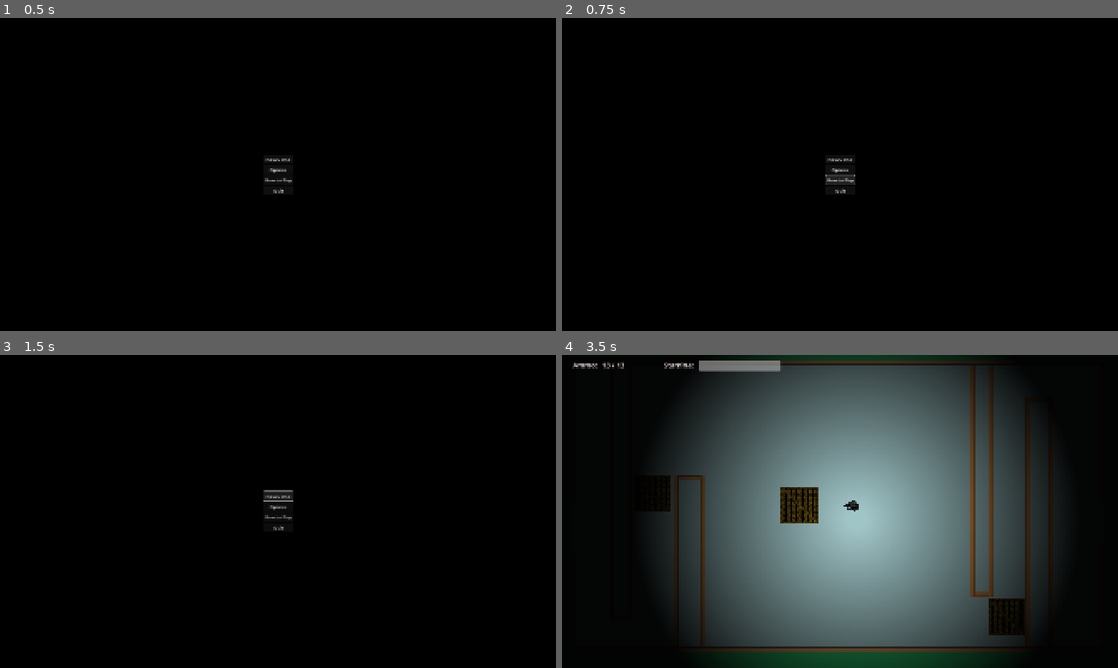
Above: before the commit, frames 1-4 (two rows, left to right).
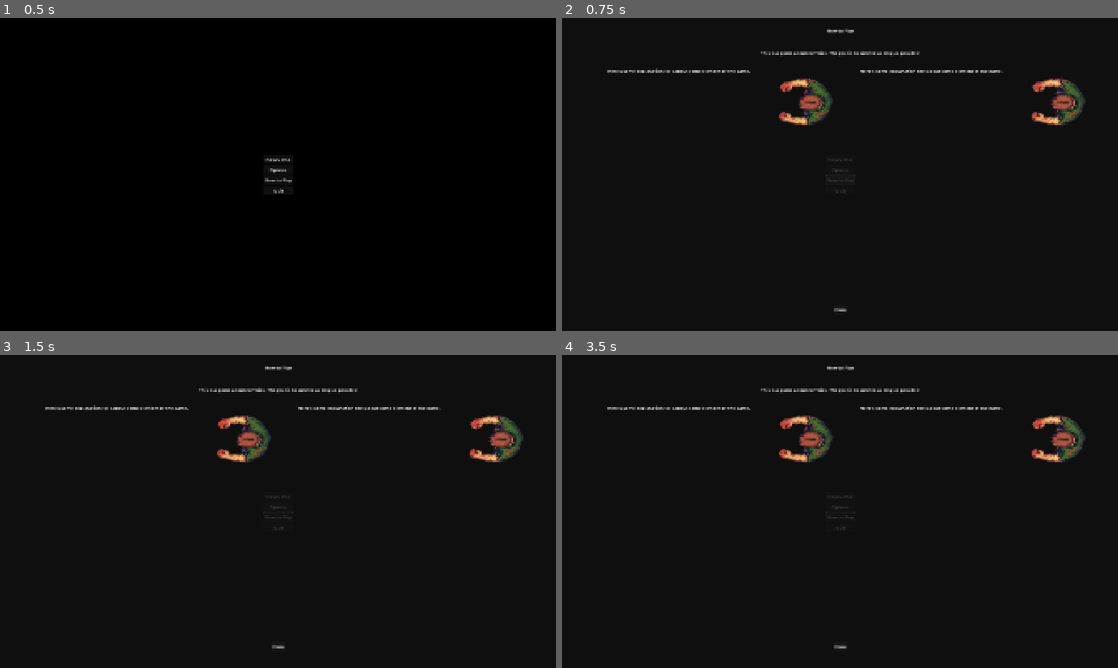
Above: after the commit, the same moments.

Repository: rlmarsh85/zombie-survivor
Game: Godot game, scene res://UI/menu/main_menu.tscn
Two runs of this game, one before a commit and one after it. Both use one fixed random seed, a clock stepped at 60 frames per second and the inputs below. Sound files missing from this copy of the repository are replaced by a short silence.
Inputs (mouse positions are in pixels of both pictures, inside the frame that each line leads up to):
- Up to frame 1 (0.5 s): no input
- Up to frame 2 (0.75 s): click "How to Play" at 0.5 s
- Up to frame 3 (1.5 s): click "New Game" at 1.25 s
- Up to frame 4 (3.5 s): click "New Game" at 2 s; click (840, 511) at 2.75 s, where only the run before the commit has a clickable "Start Game"

Frame 1 is identical in both runs. In frame 2, 2.8% of the frame differs, in the area x 8-95%, y 3-94%; in frame 3, 2.8%; in frame 4, 57%, in the area x 1-95%, y 0-100%.

Commit message:
Adding Instructions Menu
This adds an instructions menu and makes it so that you can launch
it from the main menu.

Diff:
--- /dev/null
+++ b/UI/instructions/how_to_play.gd
@@ -0,0 +1,15 @@
+extends Control
+
+func _ready() -> void:
+	GameStatus.close_instructions_pressed.connect(close_self)
+
+
+func _on_close_button_pressed() -> void:
+	GameStatus.close_instructions_pressed.emit()
+
+
+func close_self() -> void:
+	visible = false
+
+func open_self() -> void:
+	visible = true
--- /dev/null
+++ b/UI/instructions/how_to_play.tscn
@@ -0,0 +1,118 @@
+[gd_scene load_steps=3 format=3 uid="uid://bskoap21ixc5w"]
+
+[ext_resource type="Texture2D" uid="uid://cfgeoon6igxjj" path="res://enemies/normal_zombie/assets/sprites/skeleton-idle_0.png" id="1_0y1pm"]
+[ext_resource type="Script" uid="uid://cwvxgbjbywiwg" path="res://UI/instructions/how_to_play.gd" id="1_wsccu"]
+
+[node name="HowToPlay" type="Control"]
+layout_mode = 3
+anchors_preset = 15
+anchor_right = 1.0
+anchor_bottom = 1.0
+grow_horizontal = 2
+grow_vertical = 2
+script = ExtResource("1_wsccu")
+
+[node name="ColorRect" type="ColorRect" parent="."]
+layout_mode = 1
+anchors_preset = 15
+anchor_right = 1.0
+anchor_bottom = 1.0
+grow_horizontal = 2
+grow_vertical = 2
+color = Color(0, 0, 0, 0.498039)
+
+[node name="PanelContainer" type="PanelContainer" parent="ColorRect"]
+layout_mode = 1
+anchors_preset = 15
+anchor_right = 1.0
+anchor_bottom = 1.0
+grow_horizontal = 2
+grow_vertical = 2
+
+[node name="MarginContainer" type="MarginContainer" parent="ColorRect/PanelContainer"]
+layout_mode = 2
+theme_override_constants/margin_left = 90
+theme_override_constants/margin_top = 30
+theme_override_constants/margin_right = 90
+theme_override_constants/margin_bottom = 60
+
+[node name="VBoxContainer" type="VBoxContainer" parent="ColorRect/PanelContainer/MarginContainer"]
+layout_mode = 2
+
+[node name="ScrollContainer" type="ScrollContainer" parent="ColorRect/PanelContainer/MarginContainer/VBoxContainer"]
+layout_mode = 2
+size_flags_vertical = 3
+
+[node name="VBoxContainer" type="VBoxContainer" parent="ColorRect/PanelContainer/MarginContainer/VBoxContainer/ScrollContainer"]
+layout_mode = 2
+size_flags_horizontal = 3
+size_flags_vertical = 3
+
+[node name="Header" type="RichTextLabel" parent="ColorRect/PanelContainer/MarginContainer/VBoxContainer/ScrollContainer/VBoxContainer"]
+layout_mode = 2
+text = "How to Play"
+fit_content = true
+horizontal_alignment = 1
+
+[node name="MarginContainer" type="MarginContainer" parent="ColorRect/PanelContainer/MarginContainer/VBoxContainer/ScrollContainer/VBoxContainer"]
+layout_mode = 2
+theme_override_constants/margin_top = 30
+theme_override_constants/margin_bottom = 15
+
+[node name="Intro" type="RichTextLabel" parent="ColorRect/PanelContainer/MarginContainer/VBoxContainer/ScrollContainer/VBoxContainer"]
+layout_mode = 2
+text = "This is a game about zombies. The goal is to survive as long as possible!"
+fit_content = true
+horizontal_alignment = 1
+
+[node name="MarginContainer2" type="MarginContainer" parent="ColorRect/PanelContainer/MarginContainer/VBoxContainer/ScrollContainer/VBoxContainer"]
+layout_mode = 2
+theme_override_constants/margin_top = 30
+
+[node name="HBoxContainer2" type="HBoxContainer" parent="ColorRect/PanelContainer/MarginContainer/VBoxContainer/ScrollContainer/VBoxContainer"]
+layout_mode = 2
+size_flags_vertical = 3
+
+[node name="HBoxContainer" type="HBoxContainer" parent="ColorRect/PanelContainer/MarginContainer/VBoxContainer/ScrollContainer/VBoxContainer/HBoxContainer2"]
+layout_mode = 2
+size_flags_horizontal = 3
+size_flags_vertical = 0
+
+[node name="RichTextLabel" type="RichTextLabel" parent="ColorRect/PanelContainer/MarginContainer/VBoxContainer/ScrollContainer/VBoxContainer/HBoxContainer2/HBoxContainer"]
+layout_mode = 2
+size_flags_horizontal = 3
+text = "Here's some explanation text about some element of the game."
+fit_content = true
+horizontal_alignment = 1
+
+[node name="TextureRect" type="TextureRect" parent="ColorRect/PanelContainer/MarginContainer/VBoxContainer/ScrollContainer/VBoxContainer/HBoxContainer2/HBoxContainer"]
+layout_mode = 2
+texture = ExtResource("1_0y1pm")
+stretch_mode = 3
+flip_h = true
+
+[node name="HBoxContainer2" type="HBoxContainer" parent="ColorRect/PanelContainer/MarginContainer/VBoxContainer/ScrollContainer/VBoxContainer/HBoxContainer2"]
+layout_mode = 2
+size_flags_horizontal = 3
+size_flags_vertical = 0
+
+[node name="RichTextLabel" type="RichTextLabel" parent="ColorRect/PanelContainer/MarginContainer/VBoxContainer/ScrollContainer/VBoxContainer/HBoxContainer2/HBoxContainer2"]
+layout_mode = 2
+size_flags_horizontal = 3
+text = "Here's some explanation text about some element of the game."
+fit_content = true
+horizontal_alignment = 1
+
+[node name="TextureRect" type="TextureRect" parent="ColorRect/PanelContainer/MarginContainer/VBoxContainer/ScrollContainer/VBoxContainer/HBoxContainer2/HBoxContainer2"]
+layout_mode = 2
+texture = ExtResource("1_0y1pm")
+stretch_mode = 3
+flip_h = true
+
+[node name="CloseButton" type="Button" parent="ColorRect/PanelContainer/MarginContainer/VBoxContainer"]
+layout_mode = 2
+size_flags_horizontal = 4
+size_flags_vertical = 4
+text = "Close"
+
+[connection signal="pressed" from="ColorRect/PanelContainer/MarginContainer/VBoxContainer/CloseButton" to="." method="_on_close_button_pressed"]
--- a/UI/menu/main_menu.gd
+++ b/UI/menu/main_menu.gd
@@ -1,6 +1,12 @@
 extends ColorRect
 
+@onready var instructions_menu : Control = %HowToPlay
 
+func _ready() -> void:
+	GameStatus.open_instructions_pressed.connect(open_instructions)
+
+func open_instructions() -> void:
+	instructions_menu.open_self()
 
 func _on_quit_pressed() -> void:
 	GameStatus.quit_game_pressed.emit()
@@ -8,3 +14,7 @@
 
 func _on_new_game_pressed() -> void:
 	GameStatus.new_game_pressed.emit()
+
+
+func _on_how_to_play_pressed() -> void:
+	GameStatus.open_instructions_pressed.emit()
--- a/UI/menu/main_menu.tscn
+++ b/UI/menu/main_menu.tscn
@@ -1,6 +1,7 @@
-[gd_scene load_steps=2 format=3 uid="uid://binjyt4h7ie4y"]
+[gd_scene load_steps=3 format=3 uid="uid://binjyt4h7ie4y"]
 
 [ext_resource type="Script" uid="uid://bnjunv66d1wr6" path="res://UI/menu/main_menu.gd" id="1_24vui"]
+[ext_resource type="PackedScene" uid="uid://bskoap21ixc5w" path="res://UI/instructions/how_to_play.tscn" id="2_a51uh"]
 
 [node name="Main_Menu" type="ColorRect"]
 anchors_preset = 15
@@ -38,5 +39,11 @@
 layout_mode = 2
 text = "Quit"
 
+[node name="HowToPlay" parent="." instance=ExtResource("2_a51uh")]
+unique_name_in_owner = true
+visible = false
+layout_mode = 1
+
 [connection signal="pressed" from="CenterContainer/VBoxContainer/NewGame" to="." method="_on_new_game_pressed"]
+[connection signal="pressed" from="CenterContainer/VBoxContainer/HowToPlay" to="." method="_on_how_to_play_pressed"]
 [connection signal="pressed" from="CenterContainer/VBoxContainer/Quit" to="." method="_on_quit_pressed"]
--- a/system/game_state.gd
+++ b/system/game_state.gd
@@ -11,6 +11,9 @@
 signal quit_game_pressed
 signal new_game_pressed
 
+signal close_instructions_pressed
+signal open_instructions_pressed
+
 
 func _ready() -> void:
 	quit_game_pressed.connect(quit_game)
Not shown, added: UI/instructions/how_to_play.gd.uid
